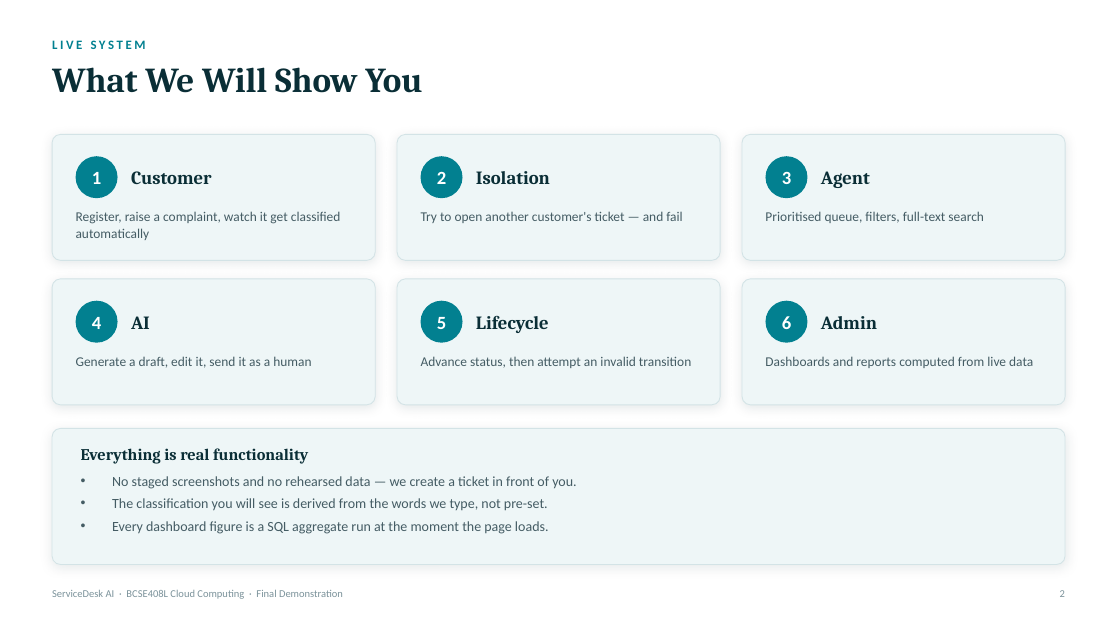
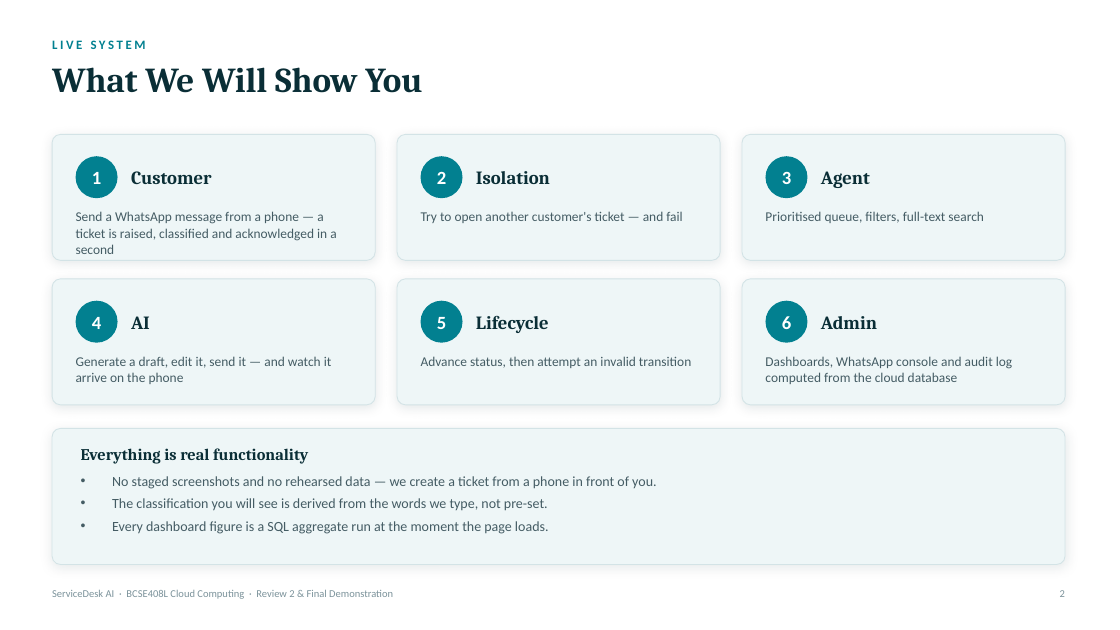
Before and after one commit to ItzGOLLY/servicedesk-ai, a slide deck: slide 3 of docs/ServiceDesk_AI_Final_Demo.pptx. Drawn at 1120x630 pixels with LibreOffice and Linux fonts; fonts in the diff are those of the drawing. Boxes give left, top, right and bottom in pixels: in the first picture for what was removed or moved away, otherwise in the second. Text is boxed around its words. In the diff, an @@ line names an element or a change of style, - is before the commit and + after.

```diff
--- a/docs/ServiceDesk_AI_Final_Demo.pptx
+++ b/docs/ServiceDesk_AI_Final_Demo.pptx
@@ text at [76,211,336,254]: text changed @@
-Register, raise a complaint, watch it get classified automatically
+Send a WhatsApp message from a phone — a ticket is raised, classified and acknowledged in a second
@@ text at [76,356,332,384]: text changed @@
-Generate a draft, edit it, send it as a human
+Generate a draft, edit it, send it — and watch it arrive on the phone
@@ text at [765,356,1012,384]: text changed @@
-Dashboards and reports computed from live data
+Dashboards, WhatsApp console and audit log computed from the cloud database
@@ text at [112,476,656,489]: text changed @@
-• No staged screenshots and no rehearsed data — we create a ticket in front of you.
+• No staged screenshots and no rehearsed data — we create a ticket from a phone in front of you.
@@ text at [52,590,393,599]: text changed @@
-ServiceDesk AI · BCSE408L Cloud Computing · Final Demonstration
+ServiceDesk AI · BCSE408L Cloud Computing · Review 2 & Final Demonstration
```
Also in this commit, not shown: 11 other slides changed, 4 other files.
